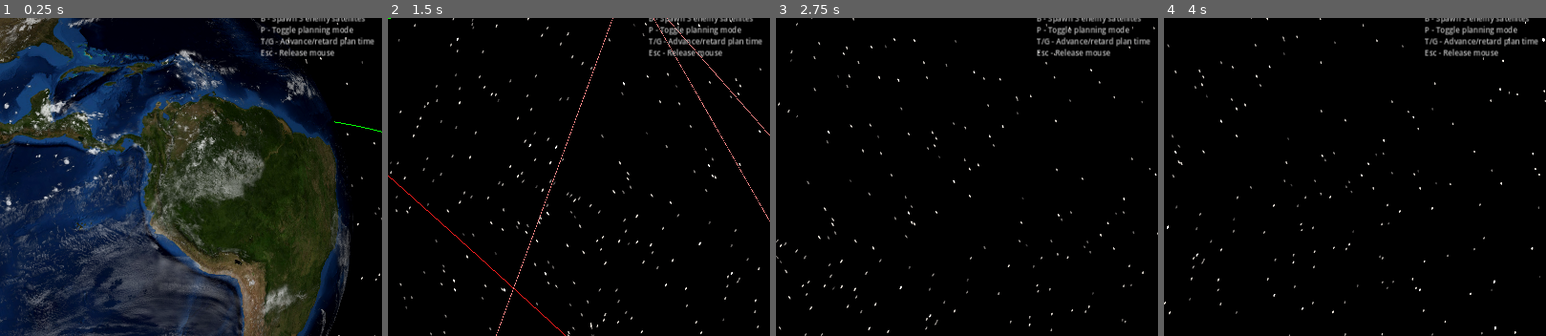
Above: before the commit, frames 1-4 (left to right).
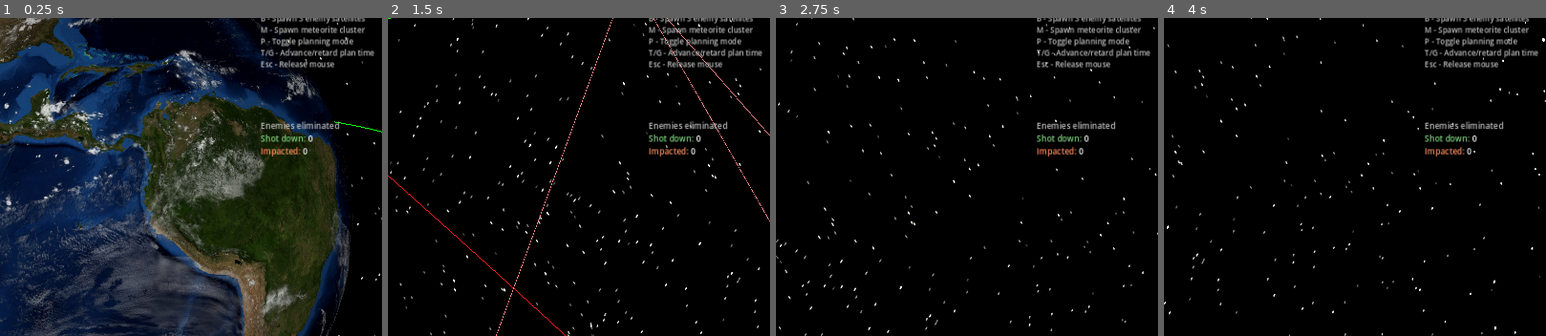
Above: after the commit, the same moments.

Repository: mellenburg/game
Game: Godot game, scene res://scenes/main.tscn
The game is run twice, just before and just after one commit, with the same random seed, the same clock (stepped at 60 frames per second) and the same inputs.
Inputs (mouse positions are % of the whole screen's width and height, from its top left):
- Up to frame 1 (0.25 s): no input
- Up to frame 2 (1.5 s): tap Enter at 0.5 s; move the mouse to (55, 50) at 0.52 s; hold W (move_forward) from 0.53 s (still down); tap B (add_enemies) at 0.6 s; move the mouse to (45, 50) at 1.27 s; tap M (add_meteorites) at 1.35 s
- Up to frame 3 (2.75 s): keep holding W (move_forward); move the mouse to (52, 48) at 2.02 s; tap N (add_satellite) at 2.1 s
- Up to frame 4 (4 s): keep holding W (move_forward); tap Space at 2.75 s; move the mouse to (49, 52) at 2.77 s; tap T (planning_advance) at 2.85 s; tap Enter at 3.5 s; move the mouse to (57, 51) at 3.52 s; hold G (planning_retard) from 3.53 s (still down)
The pictures show only the part of the screen within x 39-89%, y 18-68%; the shares and areas given below are measured in that part.

The runs differ from the first frame. In frame 1, 2.1% of the frame differs, in the area x 68-98%, y 2-44%; in frame 2, 2.1%; in frame 3, 2.2%; in frame 4, 2.2%.

Commit message:
HUD: kill counter on the right — shot down vs. surface impacts
Driven from a tally maintained by EarthSystem._remove_dead_satellites.
Cause-of-death is read from satellite state at sweep time: hp <= 0
implies a weapon kill, while a meteorite that still has HP can only
have died from the ground-impact path in advance_time. New KillStats
RichTextLabel sits below the controls panel on the right.

Diff:
--- a/godot/scenes/main.tscn
+++ b/godot/scenes/main.tscn
@@ -126,6 +126,20 @@
 N - Add satellite
 R - Remove satellite
 B - Spawn 3 enemy satellites
+M - Spawn meteorite cluster
 P - Toggle planning mode
 T/G - Advance/retard plan time
 Esc - Release mouse[/color][/font_size]"
+
+[node name="KillStats" type="RichTextLabel" parent="CanvasLayer/HUD"]
+layout_mode = 1
+anchors_preset = 1
+anchor_left = 1.0
+anchor_right = 1.0
+offset_left = -320.0
+offset_top = 340.0
+offset_right = -10.0
+offset_bottom = 410.0
+mouse_filter = 2
+bbcode_enabled = true
+scroll_active = false
--- a/godot/scripts/earth_system.gd
+++ b/godot/scripts/earth_system.gd
@@ -52,6 +52,12 @@
 var selected_ship: int = 0
 var planning_selected: int = 0
 
+# Running tallies of how each enemy left play. Driven from the dead-
+# satellite sweep so it counts every termination once, regardless of
+# whether the cause was a weapon hit or a sub-orbital impact.
+var enemies_shot_down: int = 0
+var meteorites_impacted: int = 0
+
 var _time_factor_accum: float = 0.0
 var _planning_dt_accum: float = 0.0
 var _rng := RandomNumberGenerator.new()
@@ -150,6 +156,14 @@
 		if sat.alive and sat.orbit_alive:
 			i += 1
 			continue
+		# Tally enemy terminations by cause: HP gone -> shot down by a
+		# weapon; meteorite still has HP -> ground impact (advance_time
+		# kills it on surface crossing without touching hp).
+		if sat.team == Satellite.TEAM_ENEMY:
+			if sat.hp <= 0.0:
+				enemies_shot_down += 1
+			elif sat.is_meteorite:
+				meteorites_impacted += 1
 		# Mirror removal in planning so indices stay aligned.
 		if i < planning_satellites.size():
 			var plan_sat: Satellite = planning_satellites[i]
--- a/godot/scripts/hud.gd
+++ b/godot/scripts/hud.gd
@@ -54,6 +54,7 @@
 @onready var player_roster: HBoxContainer = $PlayerRoster as HBoxContainer
 @onready var enemy_roster: HBoxContainer = $EnemyRoster as HBoxContainer
 @onready var target_container: Control = $TargetContainer as Control
+@onready var kill_stats: RichTextLabel = $KillStats as RichTextLabel
 
 var _camera: Camera3D
 var _system: Node = null
@@ -128,6 +129,7 @@
 
 	_update_info_label(planning_mode, time_factor, dt)
 	_update_rosters(orbital_set, planning_mode)
+	_update_kill_stats(orbital_set)
 
 
 func _update_info_label(planning_mode: bool, time_factor: int, dt: int) -> void:
@@ -142,6 +144,20 @@
 		lines.append("Planning dt: %d" % dt)
 	lines.append("[/font_size]")
 	info_label.text = "\n".join(lines)
+
+
+func _update_kill_stats(orbital_set: Node) -> void:
+	if kill_stats == null:
+		return
+	# Read tallies straight off the controller — no signal plumbing
+	# needed; the HUD already polls orbital_set every tick anyway.
+	var shot: int = orbital_set.enemies_shot_down
+	var hit: int = orbital_set.meteorites_impacted
+	kill_stats.text = (
+		"[font_size=13][color=gray]Enemies eliminated[/color]\n"
+		+ "[color=#7fcf7f]Shot down:[/color] %d\n" % shot
+		+ "[color=#ff8c5a]Impacted:[/color] %d[/font_size]" % hit
+	)
 
 
 func _update_rosters(orbital_set: Node, planning_mode: bool) -> void:
